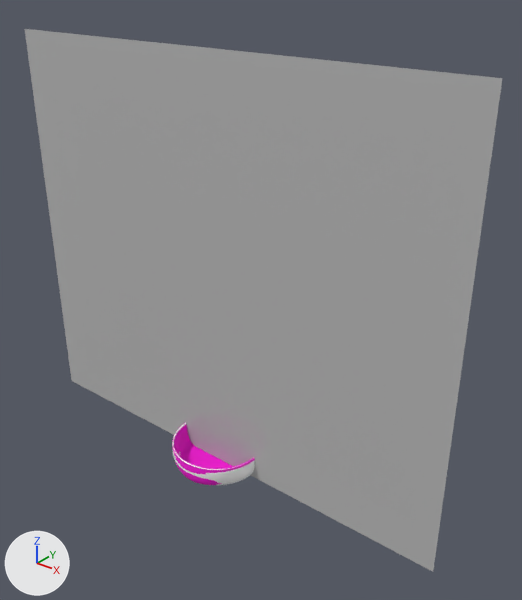
The FBX model Projet-WYE/Assets/3D_Assets/Models/Bowl.fbx, before and after one commit.
Rendered twice from a 50 mm lens placed at (0.606, -0.655, 0.706), pointed at (0.056, 0.032, 0.28). The axes (+X, +Y, +Z) are drawn at lower left. The lights are the same throughout. Where no turn or scale is listed for an object, it has been applied to the vertices.

Script lines for the objects in view, before the commit:
```python
me_mesh = bpy.data.meshes.new('Mesh')
me_mesh.from_pydata(...)  # 541 vertices, 1044 faces; spans x -0.0697..0.0697, y -0.0698..0.0698, z 0.0025..0.0429
me_mesh.materials.append(mat_bowl)  # pink #ff00de
me_mesh_001 = bpy.data.meshes.new('Mesh.001')
me_mesh_001.from_pydata([(-0.356, 0.0, -0.298), (0.356, 0.0, -0.298), (-0.356, 0.0, 0.298), (0.356, 0.0, 0.298)], [], [(0, 1, 3, 2)])
me_mesh_001.materials.append(mat_material__26)  # its picture is missing
me_mesh_002 = bpy.data.meshes.new('Mesh.002')
me_mesh_002.from_pydata(...)  # 542 vertices, 540 faces; spans x -0.0696..0.0696, y -0.0696..0.0696, z -0.0006..0.0425
me_mesh_002.materials.append(mat_01___default)  # white #ffffff
ob_bowl = bpy.data.objects.new('bowl', me_mesh_002)
ob_bowl.location = (0.0, 0.0, 0.0)
ob_bowl_1 = bpy.data.objects.new('Bowl', me_mesh)
ob_bowl_1.location = (0.0, 0.0, 0.0)
ob_plane001 = bpy.data.objects.new('Plane001', me_mesh_001)
ob_plane001.location = (0.001, 0.0, 0.304)
```
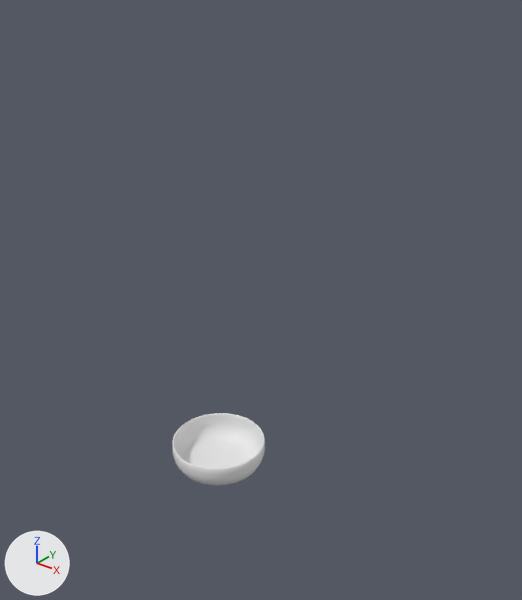
Location of each change, [x1, y1, x2, y2] in pixels of the pictures (522 x 600 px):
'Plane001', deleted: before [25, 29, 502, 572]
'Bowl', deleted (pink): before [172, 422, 255, 485]
'bowl', unchanged, uncovered by the edit: before [172, 423, 255, 485]; after [172, 413, 265, 485]

Patch to the scene script:
```diff
--- a/Projet-WYE/Assets/3D_Assets/Models/Bowl.fbx.py
+++ b/Projet-WYE/Assets/3D_Assets/Models/Bowl.fbx.py
@@ ob_plane001 @@
-ob_plane001 = bpy.data.objects.new('Plane001', me_mesh_001)
-ob_plane001.location = (0.001, 0.0, 0.304)
@@ ob_bowl_1 @@
-ob_bowl_1 = bpy.data.objects.new('Bowl', me_mesh)
-ob_bowl_1.location = (0.0, 0.0, 0.0)
```
